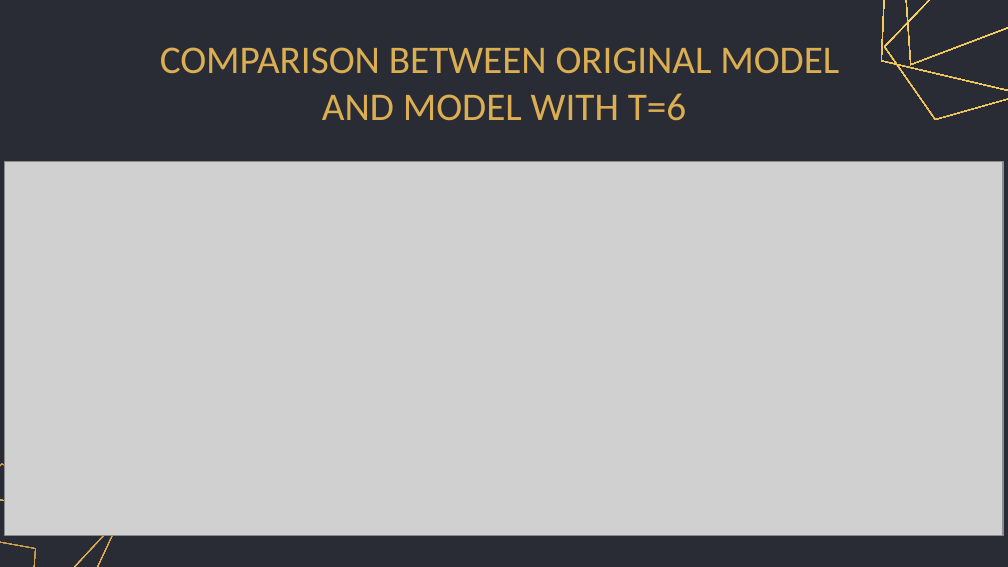
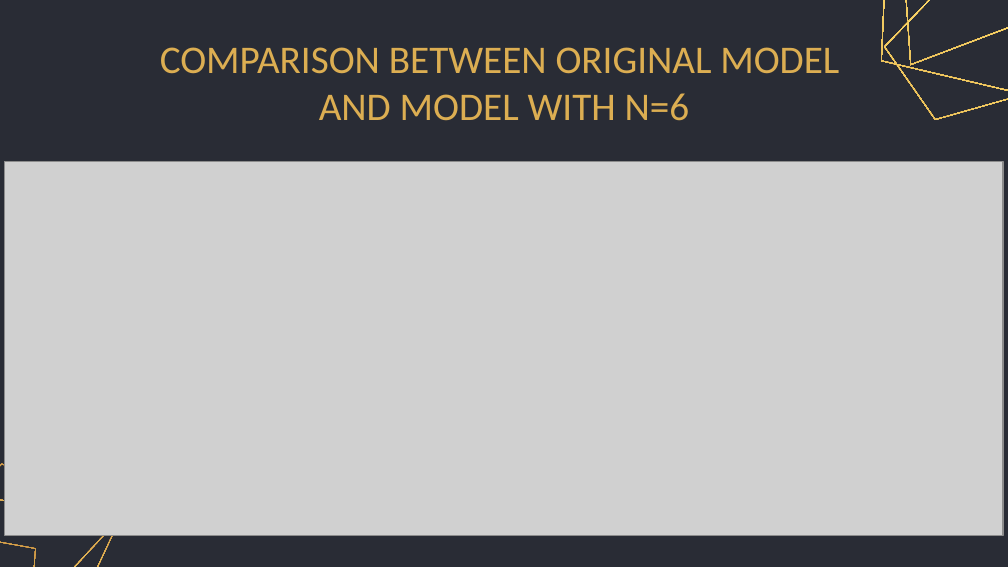
Before and after one commit to gretagrassmann/Machine-Learning-Exam, a slide deck: slide 30 of ML_presentation.pptx. Drawn at 1008x567 pixels with LibreOffice and Linux fonts; fonts in the diff are those of the drawing; grey boxes stand for pictures. Boxes give left, top, right and bottom in pixels: in the first picture for what was removed or moved away, otherwise in the second. Text is boxed around its words. In the diff, an @@ line names an element or a change of style, - is before the commit and + after.

```diff
--- a/ML_presentation.pptx
+++ b/ML_presentation.pptx
@@ title at (x1=160, y1=47, x2=839, y2=121): text changed @@
-COMPARISON BETWEEN ORIGINAL MODEL
-AND MODEL WITH T=6
+COMPARISON BETWEEN ORIGINAL MODEL
+AND MODEL WITH N=6
```
Also in this commit, not shown: 10 other slides changed.
